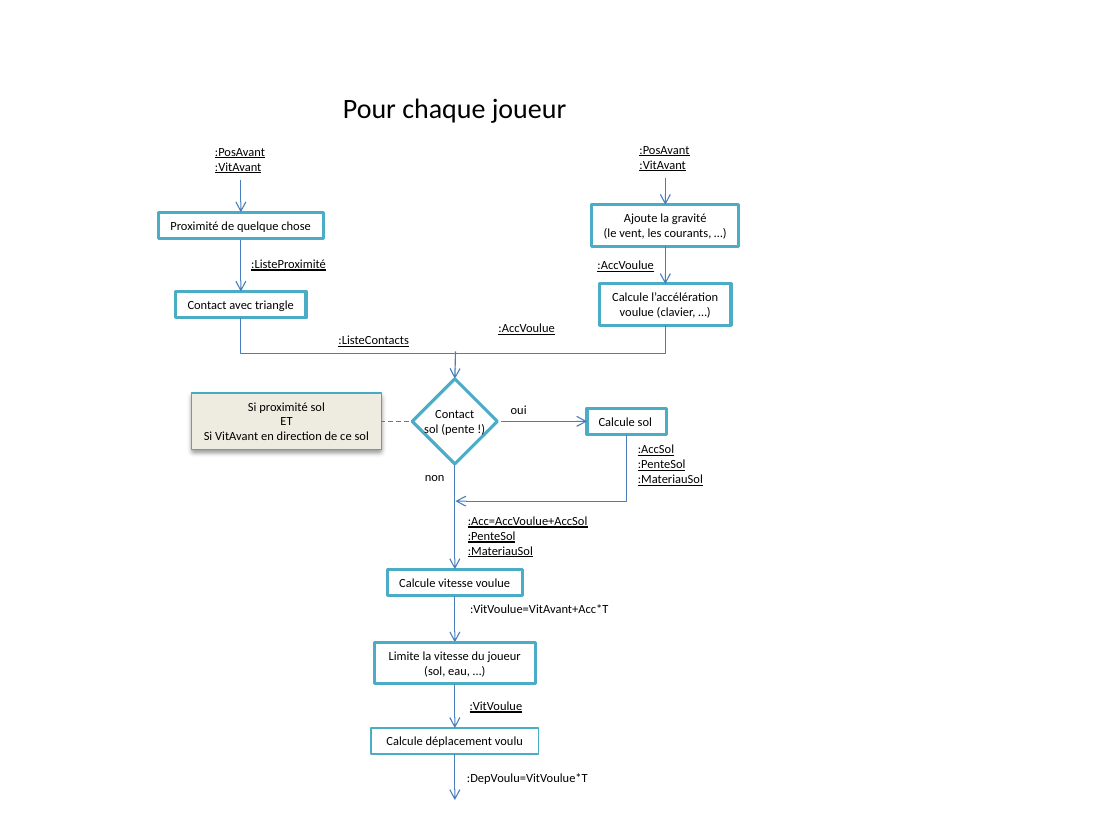
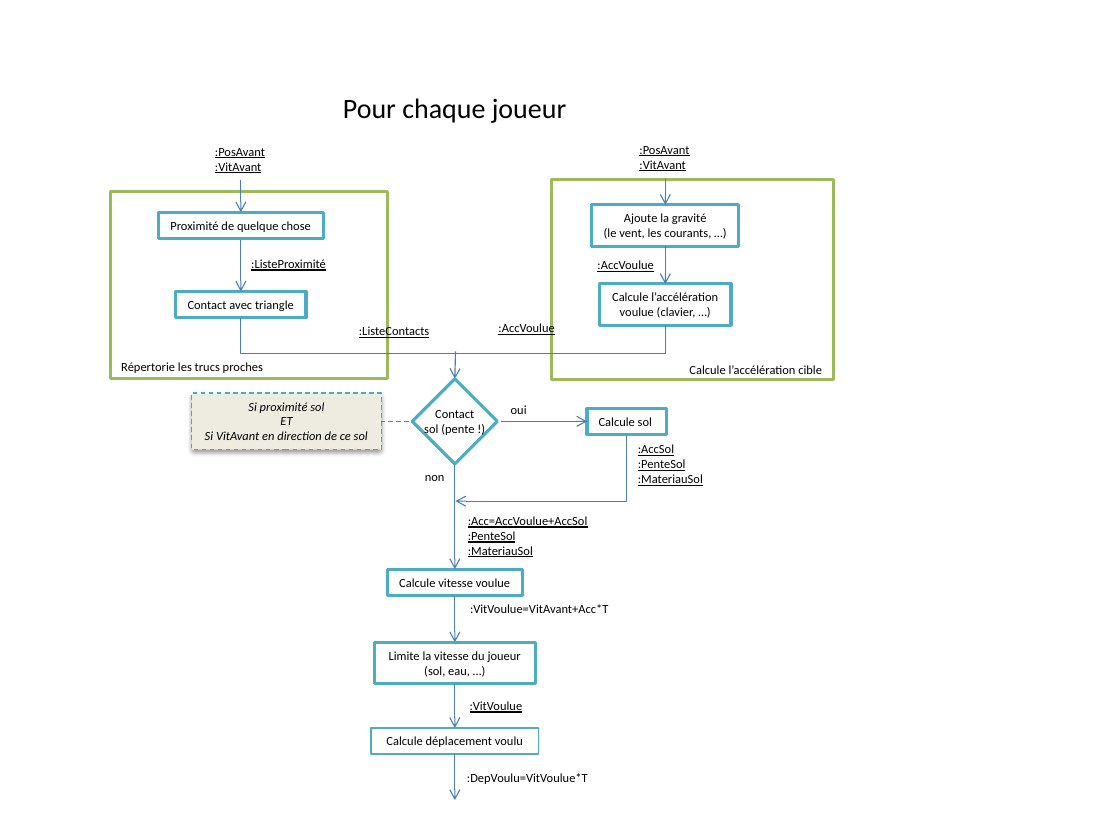
Before and after one commit to Shailla/jeukitue.moteur, a slide deck: slide 1 of sources/gestion-contacts.pptx. Drawn at 1120x840 pixels with LibreOffice and Linux fonts; fonts in the diff are those of the drawing. Boxes give left, top, right and bottom in pixels: in the first picture for what was removed or moved away, otherwise in the second. Text is boxed around its words. In the diff, an @@ line names an element or a change of style, - is before the commit and + after.

Commit message:
Gestion des contacts un peu mieux et fonctionnelle mais pas encore au niveau du PowerPoint

```diff
--- a/sources/gestion-contacts.pptx
+++ b/sources/gestion-contacts.pptx
@@ rectangle added at (110,192,386,379), fill #FFFFFF, outline #9BBB59 2 pt @@
@@ rectangle added at (551,180,833,380), fill #FFFFFF, outline #9BBB59 2 pt @@
@@ text ":ListeContacts": place and size @@
-text ":ListeContacts" at (338,335,408,347)
+text ":ListeContacts" at (359,325,429,339)
@@ text added at (121,362,263,373), 8 pt, text #000000 @@
+Répertorie les trucs proches
@@ text added at (689,365,822,374), 8 pt, text #000000 @@
+Calcule l’accélération cible
@@ rectangle "Si proximité sol" at (192,393,381,449): italic on; outline #46AAC5 0.75 pt to #46AAC5 0.75 pt dashed @@
```
Also in this commit, not shown: 38 other files.
